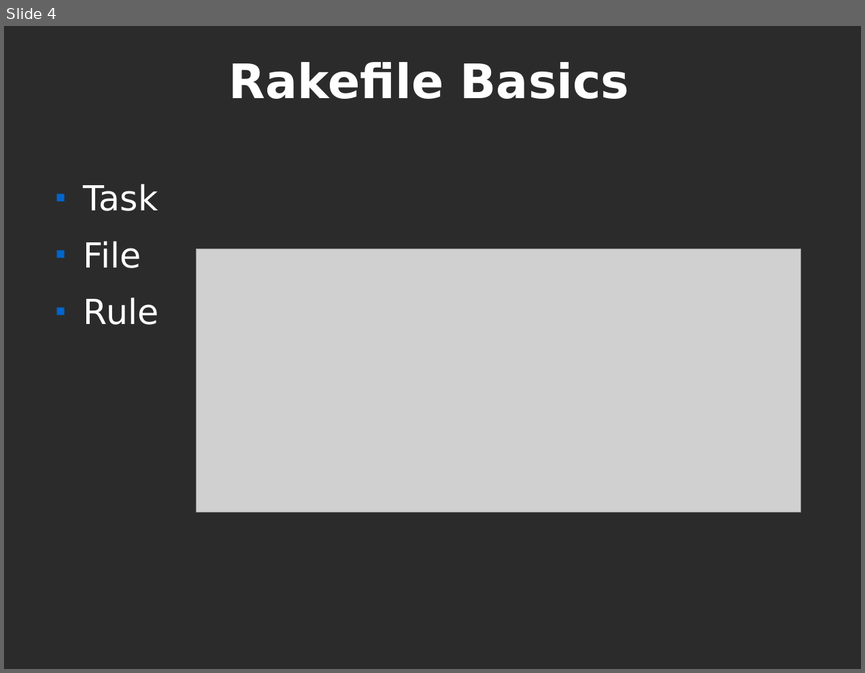
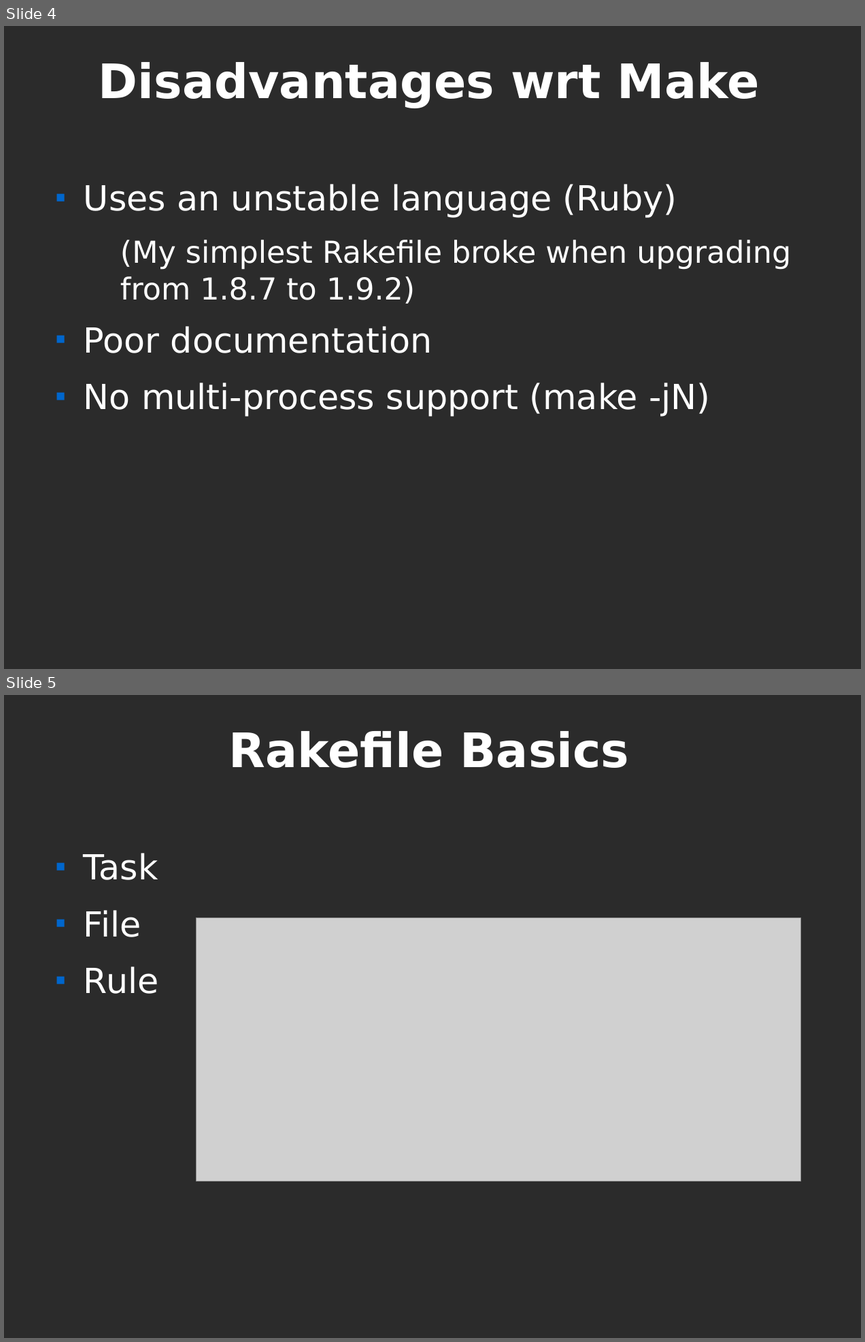
Before and after one commit to pdg137/rakepres, a slide deck: pres.odp. Shown one above the other, each under a label of ours: slide 4 before the commit, slides 4 and 5 after it. The pictures are 865x673 and 865x1342 pixels, drawn with LibreOffice and Linux fonts; fonts in the diff are those of the drawing; grey boxes stand for pictures; background and template pictures are left out; a plain dark background stands for a picture behind light text. Boxes give left, top, right and bottom in pixels: in the first picture for what was removed or moved away, otherwise in the second. Text is boxed around its words. In the diff, an @@ line names an element or a change of style, - is before the commit and + after.

Commit message:
updated presentation, fixed problem in Rakefile with ruby 1.9.2

```diff
--- a/pres.odp
+++ b/pres.odp
@@ slide 4 added at box(4, 26, 861, 669), background picture (left out) @@
@@ title added at box(99, 62, 759, 108), 44 pt, text #FFFFFF, bold @@
+Disadvantages wrt Make
@@ text added at box(84, 184, 791, 416), 32 pt, text #FFFFFF @@
+■ Uses an unstable language (Ruby)
+  (My simplest Rakefile broke when upgrading from 1.8.7 to 1.9.2)
+■ Poor documentation
+■ No multi-process support (make -jN)
@@ what was slide 4 is now slide 5 @@
```
Also in this commit, not shown: 4 slides changed, 2 other files.
